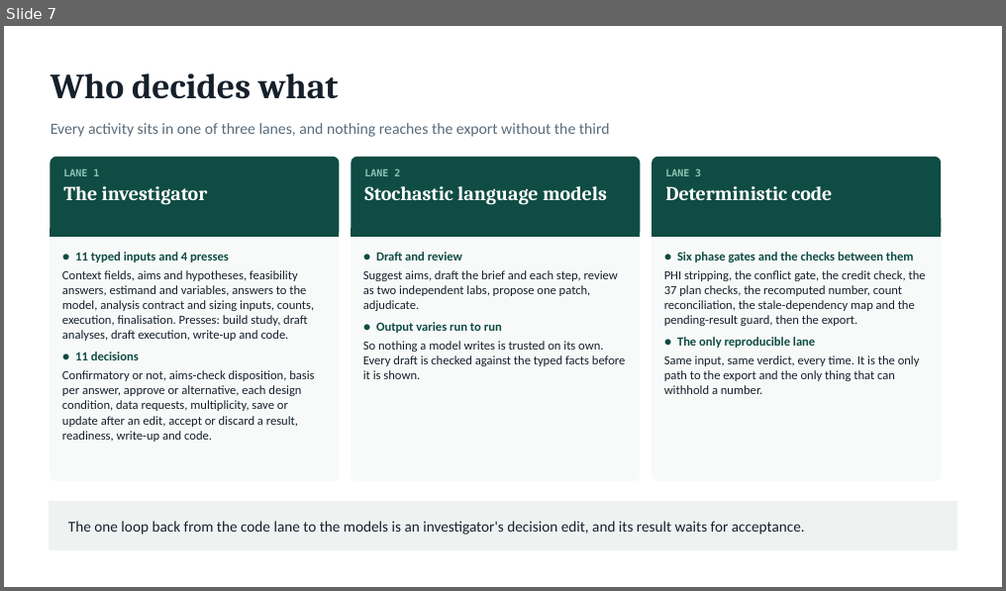
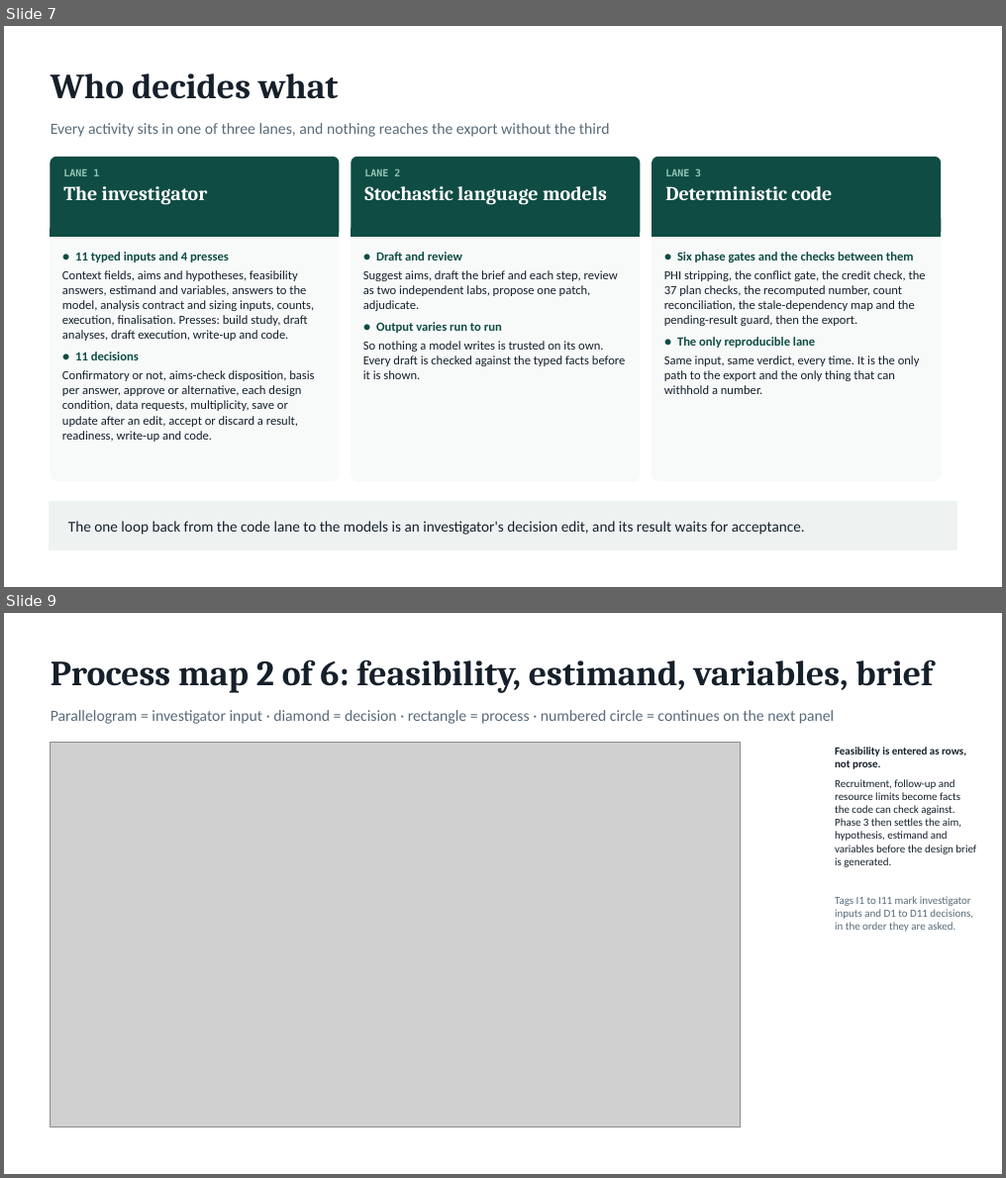
Before and after one commit to juleonr/Juleonrabbani-website, a slide deck: docs/Mallard Study Design Process - leaders deck.pptx. Shown one above the other, each under a label of ours: slide 7 before the commit, slides 7 and 9 after it; the slides between them are not shown. The pictures are 1006x591 and 1006x1178 pixels, drawn with LibreOffice and Linux fonts; fonts in the diff are those of the drawing; grey boxes stand for pictures. Boxes give left, top, right and bottom in pixels: in the first picture for what was removed or moved away, otherwise in the second. Text is boxed around its words. In the diff, an @@ line names an element or a change of style, - is before the commit and + after.

```diff
--- a/docs/Mallard Study Design Process - leaders deck.pptx
+++ b/docs/Mallard Study Design Process - leaders deck.pptx
@@ slide 9 added at bbox=[4, 613, 1002, 1174], background #FFFFFF @@
@@ text added at bbox=[51, 660, 933, 693], 34 pt, text #16202B, bold @@
+Process map 2 of 6: feasibility, estimand, variables, brief
@@ text added at bbox=[51, 710, 835, 724], 15 pt, text #5A6B7A @@
+Parallelogram = investigator input · diamond = decision · rectangle = process · numbered circle = continues on the next panel
@@ picture added at bbox=[51, 742, 741, 1128] @@
@@ text added at bbox=[835, 747, 976, 932], 10.5 pt, text #16202B @@
+Feasibility is entered as rows, not prose.
+Recruitment, follow-up and resource limits become facts the code can check against. Phase 3 then settles the aim, hypothesis, estimand and variables before the design brief is generated.
+Tags I1 to I11 mark investigator inputs and D1 to D11 decisions, in the order they are asked.
```
Also in this commit, not shown: 1 slide changed, 4 other slides added, 1 other file.
